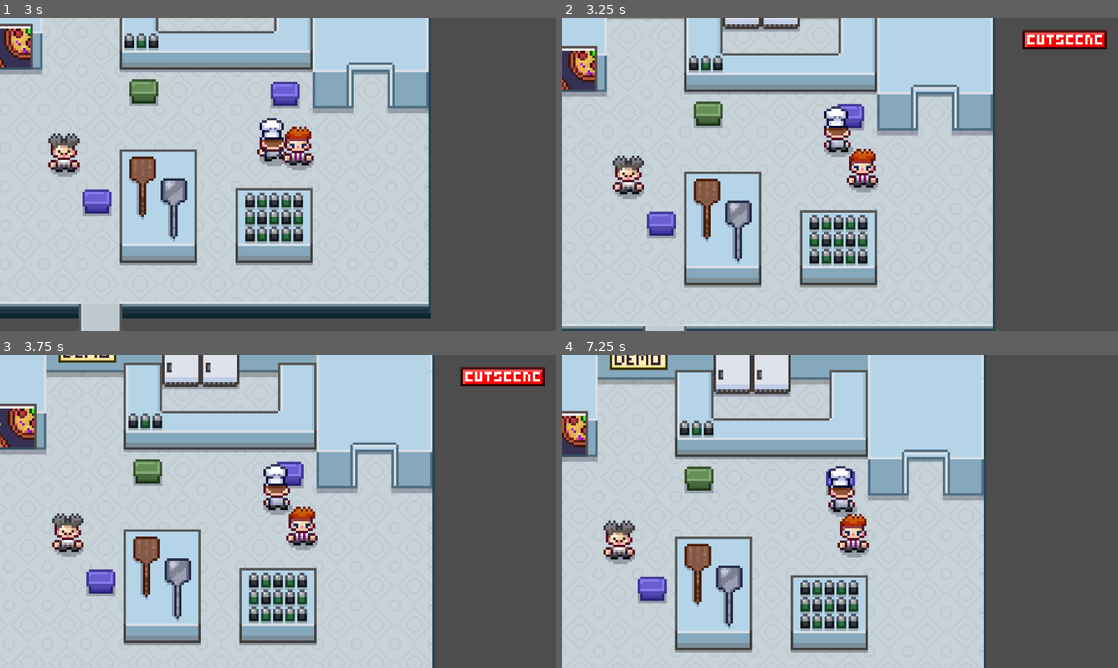
Above: before the commit, frames 1-4 (two rows, left to right).
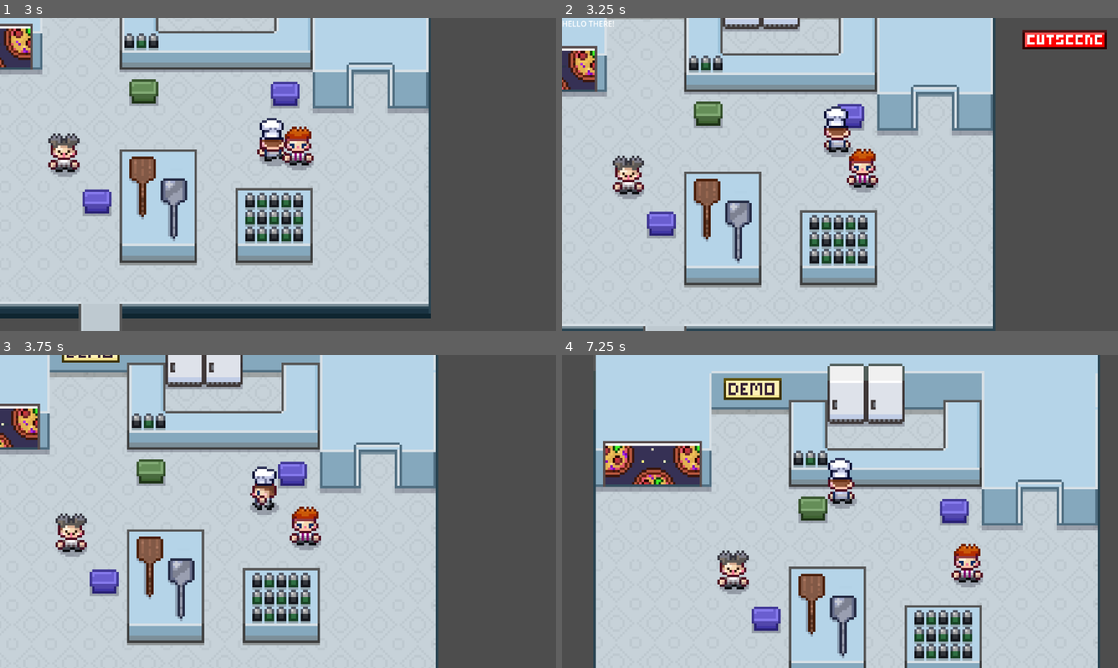
Above: after the commit, the same moments.

Repository: Stroomer/pizzalegends-godot
Game: Godot game, scene res://scenes/main.tscn
The game is run twice, just before and just after one commit, with the same random seed, the same clock (stepped at 60 frames per second) and the same inputs.
Inputs:
- Up to frame 1 (3 s): tap Enter (ui_accept) at 0.5, 0.6, 0.77, 1.07, 1.35, 1.52, 1.82, 2.1, 2.85 s; hold Right (ui_right) 0.53-1.28 s; hold Down (ui_down) 1.28-2.03 s; hold Right (ui_right) 2.03-2.78 s; hold Up (ui_up) from 2.78 s (still down)
- Up to frame 2 (3.25 s): keep holding Up (ui_up); tap Enter (ui_accept) at 3.02 s
- Up to frame 3 (3.75 s): tap Enter (ui_accept) at 3.32, 3.6 s; release Up (ui_up) at 3.53 s; hold Left (ui_left) from 3.53 s (still down)
- Up to frame 4 (7.25 s): tap Enter (ui_accept) at 3.77, 4.07, 4.35, 4.52, 4.82, 5.1, 5.85, 6.02, 6.32, 6.6, 6.77, 7.07 s; release Left (ui_left) at 5.03 s; hold Down (ui_down) 5.03-5.78 s; hold Right (ui_right) 5.78-6.53 s; hold Up (ui_up) from 6.53 s (still down)

Frame 1 is identical in both runs. In frame 2, less than 0.1% of the frame differs, in the area x 0-10%, y 0-3%; in frame 3, 11%; in frame 4, 58%, in the area x 0-97%, y 0-100%.

Commit message:
add cutscene events

Diff:
--- /dev/null
+++ b/scenes/hud/text_message.gd
@@ -0,0 +1,13 @@
+extends Control
+
+var text = "Default Text";
+signal on_complete;
+
+func _ready() -> void:
+	$Label.text = text;
+	#$Label.visible_characters = 0;
+
+func _process(delta: float) -> void:
+	if Input.is_action_just_pressed("ui_accept"):
+		emit_signal("on_complete");
+		return;
--- /dev/null
+++ b/scenes/hud/text_message.tscn
@@ -0,0 +1,18 @@
+[gd_scene format=3 uid="uid://v57t1o5vvvyf"]
+
+[ext_resource type="Script" uid="uid://qbu7qf45eck5" path="res://scenes/hud/text_message.gd" id="1_sault"]
+
+[node name="text_message" type="Control" unique_id=599509393]
+layout_mode = 3
+anchors_preset = 15
+anchor_right = 1.0
+anchor_bottom = 1.0
+grow_horizontal = 2
+grow_vertical = 2
+script = ExtResource("1_sault")
+
+[node name="Label" type="Label" parent="." unique_id=1548172478]
+layout_mode = 0
+offset_right = 658.0
+offset_bottom = 410.0
+text = "HELLO I AM THE TEXT"
--- a/scenes/main.gd
+++ b/scenes/main.gd
@@ -21,10 +21,20 @@
 	add_child(camera);
 
 	await get_tree().create_timer(3.2).timeout;
-	start_cutscene();
+	start_cutscene([
+		{
+			"type": Constants.EVENTS.TEXT_MESSAGE,
+			"text": "HELLO THERE!"
+		},
+		{
+			"type": Constants.EVENTS.TEXT_MESSAGE,
+			"text": "This is what i say next..."
+		}
+	]);
 
-func start_cutscene()-> void:
+func start_cutscene(events)-> void:
 	var cutscene = load("res://scripts/cutscene.gd").new();
+	cutscene.events = events;
 	add_child(cutscene);
 
 	$CanvasLayer/cutscene_Sprite.visible = true;
--- a/scripts/Constants.gd
+++ b/scripts/Constants.gd
@@ -6,3 +6,7 @@
 	"LEFT" : "LEFT",
 	"RIGHT" : "RIGHT",
 };
+
+const EVENTS = {
+	"TEXT_MESSAGE" : "TEXT_MESSAGE",
+};
--- a/scripts/cutscene.gd
+++ b/scripts/cutscene.gd
@@ -1,8 +1,33 @@
 extends Node
+
+var events;
+var event_index = 0;
 
 signal cutscene_done;
 
 # Called when the node enters the scene tree for the first time.
 func _ready() -> void:
-	await get_tree().create_timer(1.2).timeout;
+	_start_event();
+
+func _start_event()->void:
+	var event = events[event_index];
+	if event.type == Constants.EVENTS.TEXT_MESSAGE:
+
+		# Put a text message on the screen
+		var text_message = load("res://scenes/hud/text_message.tscn").instantiate();
+		text_message.text = event.text;
+		get_parent().get_node("CanvasLayer").add_child(text_message);
+
+		# Wait for user to hit enter
+		await text_message.on_complete;
+
+		#Remove it and move on
+		text_message.queue_free();
+		_event_complete();
+
+func _event_complete()->void:
+	event_index += 1;
+	if event_index < events.size():
+		_start_event();
+		return;
 	emit_signal("cutscene_done");
Not shown, added: scenes/hud/text_message.gd.uid
Not shown, added: scenes/hud/text_message.tscn4606207849.tmp
